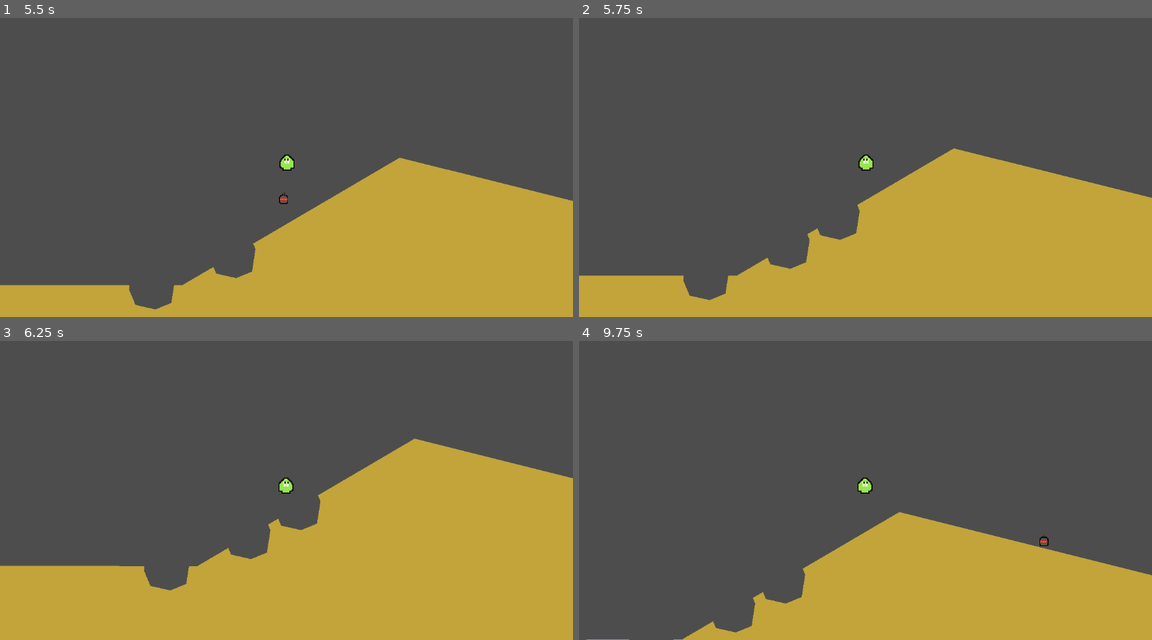
Above: before the commit, frames 1-4 (two rows, left to right).
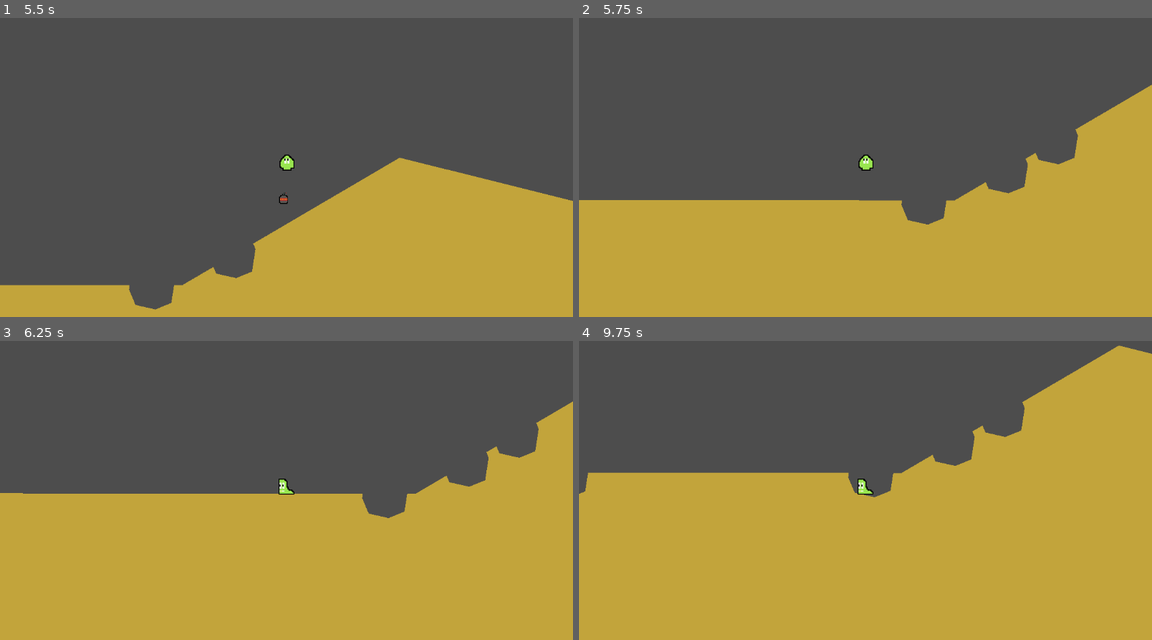
Above: after the commit, the same moments.

Repository: WilliamOFDavis/slugs_2d
Game: Godot game, scene res://Scenes/levels/level.tscn
Same seed, same stepped clock (60 frames per second), same inputs: the game is played once before the commit and once after it.
Inputs (mouse positions are in pixels of both pictures, inside the frame that each line leads up to):
- Up to frame 1 (5.5 s): move the mouse to (412, 140) at 0.52 s; hold D (move_right) 0.53-2.03 s; right-click (412, 140) at 0.6 s; click (412, 140) at 0.67 s; tap Space (jump) at 0.77, 1.52, 3.02, 3.77, 4.52 s; move the mouse to (171, 170) at 1.27 s; right-click (171, 170) at 1.35 s; move the mouse to (343, 83) at 2.02 s; hold A (move_left) 2.03-2.78 s; right-click (343, 83) at 2.1 s; move the mouse to (257, 221) at 2.77 s; hold D (move_right) 2.78-4.28 s; right-click (257, 221) at 2.85 s; click (257, 221) at 2.92 s; move the mouse to (458, 203) at 3.52 s; right-click (458, 203) at 3.6 s; move the mouse to (114, 107) at 4.27 s; hold A (move_left) 4.28-5.03 s; right-click (114, 107) at 4.35 s; move the mouse to (315, 155) at 5.02 s; hold D (move_right) from 5.03 s (still down); right-click (315, 155) at 5.1 s; click (315, 155) at 5.17 s
- Up to frame 2 (5.75 s): keep holding D (move_right)
- Up to frame 3 (6.25 s): move the mouse to (200, 397) at 5.77 s; release D (move_right) at 5.78 s; hold A (move_left) from 5.78 s (still down); right-click (200, 397) at 5.85 s; tap Space (jump) at 6.02 s
- Up to frame 4 (9.75 s): move the mouse to (991, 463) at 6.52 s; right-click (991, 463) at 6.6 s; tap Space (jump) at 6.77, 7.52, 9.02 s; move the mouse to (750, 493) at 7.27 s; release A (move_left) at 7.28 s; hold D (move_right) 7.28-9.53 s; right-click (750, 493) at 7.35 s; click (750, 493) at 7.42 s; move the mouse to (922, 406) at 8.02 s; right-click (922, 406) at 8.1 s; move the mouse to (836, 544) at 8.77 s; right-click (836, 544) at 8.85 s; move the mouse to (1037, 526) at 9.52 s; hold A (move_left) from 9.53 s (still down); right-click (1037, 526) at 9.6 s; click (1037, 526) at 9.67 s

Frame 1 is identical in both runs. In frame 2, 19% of the frame differs, in the area x 0-100%, y 22-95%; in frame 3, 18%; in frame 4, 44%, in the area x 0-100%, y 1-100%.

Commit message:
generalised explosion into component

Diff:
--- a/Scenes/projectiles/rocket.gd
+++ b/Scenes/projectiles/rocket.gd
@@ -2,6 +2,7 @@
 
 class_name Rocket
 
+@onready var explosion_component: ExplosionRadiusComponent = $ExplosionRadiusComponent
 var velocity: Vector2 = Vector2(0,300)
 # Called when the node enters the scene tree for the first time.
 func _ready() -> void:
@@ -17,6 +18,5 @@
 
 
 func _on_area_2d_body_entered(body: Node2D) -> void:
-	if body.is_in_group("destructible"):
-		body.terrain_explosion($ExplosionRadius)
-		self.queue_free()
+	explosion_component.explode()
+	self.queue_free()
--- a/Scenes/projectiles/rocket.tscn
+++ b/Scenes/projectiles/rocket.tscn
@@ -1,7 +1,8 @@
-[gd_scene load_steps=3 format=3 uid="uid://ccgpwyb4cbshp"]
+[gd_scene load_steps=4 format=3 uid="uid://ccgpwyb4cbshp"]
 
 [ext_resource type="Script" uid="uid://dnx8jrxuvqb2o" path="res://Scenes/projectiles/rocket.gd" id="1_5gt1y"]
 [ext_resource type="Texture2D" uid="uid://cgtoex6mms835" path="res://Graphics/bomb.png" id="2_q8xow"]
+[ext_resource type="PackedScene" uid="uid://dpunkf387mlng" path="res://components/explosion_radius_component.tscn" id="3_qtlfm"]
 
 [node name="Rocket" type="Node2D"]
 script = ExtResource("1_5gt1y")
@@ -12,12 +13,14 @@
 scale = Vector2(1.5, 1.5)
 texture = ExtResource("2_q8xow")
 
-[node name="ExplosionRadius" type="CollisionPolygon2D" parent="."]
-polygon = PackedVector2Array(-42, -29, -5, -44, 40, -37, 53, -5, 44, 35, 13, 48, -27, 43, -44, 18, -44, -13)
-
 [node name="Area2D" type="Area2D" parent="."]
 
 [node name="CollisionPolygon2D" type="CollisionPolygon2D" parent="Area2D"]
 polygon = PackedVector2Array(-4, -4, -2, -4, -2, -5, 2, -5, 2, -4, 4, -4, 4, -3, 5, -3, 5, -2, 6, -2, 6, 0, 7, 0, 7, 5, 6, 5, 6, 7, 5, 7, 5, 8, -5, 8, -5, 7, -6, 7, -6, 5, -7, 5, -7, 0, -6, 0, -6, -2, -5, -2, -5, -3, -4, -3)
 
+[node name="ExplosionRadiusComponent" parent="." instance=ExtResource("3_qtlfm")]
+
+[node name="ExplosionRadius" type="CollisionPolygon2D" parent="ExplosionRadiusComponent"]
+polygon = PackedVector2Array(-42, -29, -5, -44, 40, -37, 53, -5, 44, 35, 13, 48, -27, 43, -44, 18, -44, -13)
+
 [connection signal="body_entered" from="Area2D" to="." method="_on_area_2d_body_entered"]
--- a/Scenes/slugs/slug.gd
+++ b/Scenes/slugs/slug.gd
@@ -14,6 +14,9 @@
 # Called every frame. 'delta' is the elapsed time since the previous frame.
 func _process(_delta: float) -> void:
 	pass
+
+func hit():
+	global_position = Vector2(0,-100)
 
 func _physics_process(_delta: float) -> void:
 	##$AnimatedSprite2D/RocketLauncher.look_at(get_global_mouse_position())
--- a/Scenes/slugs/state_machine.gd
+++ b/Scenes/slugs/state_machine.gd
@@ -8,6 +8,7 @@
 	add_state("walk")
 	add_state("idle")
 	add_state("in_air")
+	add_state("inactive")
 	call_deferred("set_state", states.idle)
 
 func _state_logic(delta) -> void:
--- /dev/null
+++ b/components/explosion_radius_component.tscn
@@ -0,0 +1,6 @@
+[gd_scene load_steps=2 format=3 uid="uid://dpunkf387mlng"]
+
+[ext_resource type="Script" uid="uid://db61esdifkd7k" path="res://explosion_radius_component.gd" id="1_rf4ir"]
+
+[node name="ExplosionRadiusComponent" type="Area2D"]
+script = ExtResource("1_rf4ir")
--- /dev/null
+++ b/explosion_radius_component.gd
@@ -0,0 +1,28 @@
+extends Area2D
+
+class_name ExplosionRadiusComponent
+
+var explosion_radius: CollisionPolygon2D
+var bodies_in_range: Array[Node2D] = []
+# Called when the node enters the scene tree for the first time.
+func _ready() -> void:
+	explosion_radius = get_node("ExplosionRadius")
+	connect("body_entered", _body_entered)
+
+# Called every frame. 'delta' is the elapsed time since the previous frame.
+func _process(delta: float) -> void:
+	pass
+
+func _body_entered(body:Node2D) -> void:
+	if body is Slug or body is TerrainPiece:
+		bodies_in_range.append(body)
+
+func _body_exited(body:Node2D) -> void:
+	bodies_in_range.erase(body)
+
+func explode() -> void:
+	for body in bodies_in_range:
+		if body is TerrainPiece:
+			body.terrain_explosion(explosion_radius)
+		elif body is Slug:
+			body.hit()
Not shown, added: explosion_radius_component.gd.uid
